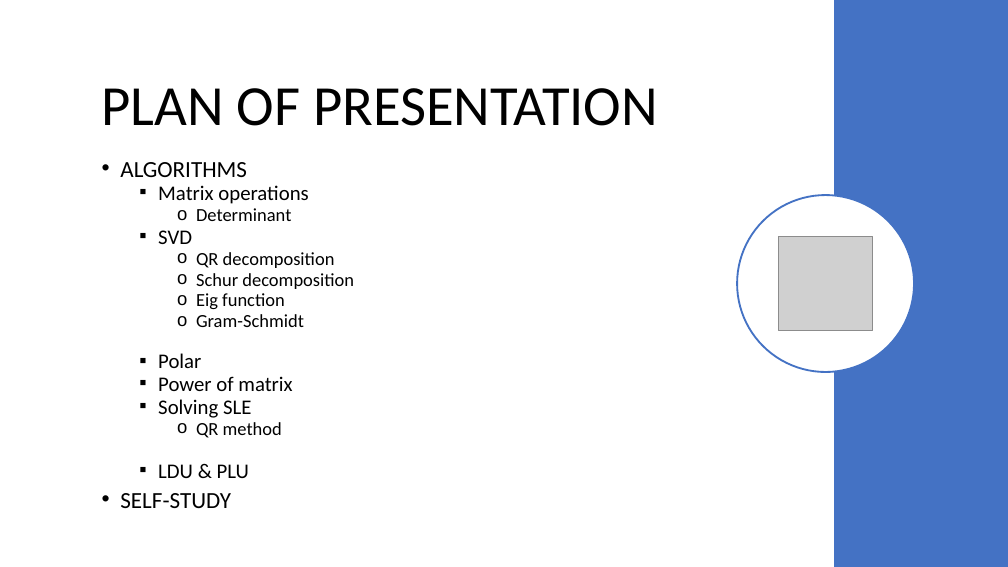
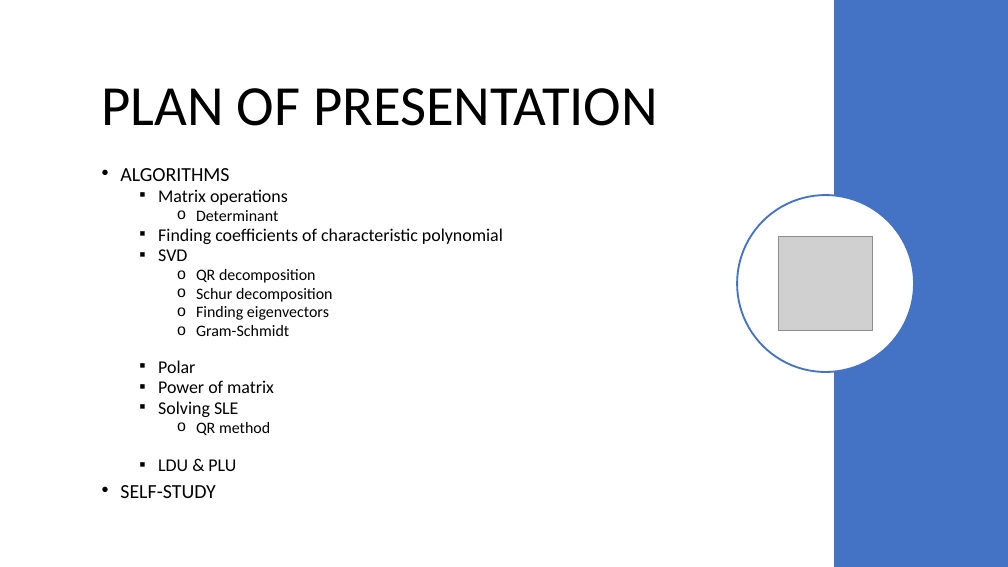
Before and after one commit to netalydana28/Python2, a slide deck: slide 1 of project3/algebra.pptx. Drawn at 1008x567 pixels with LibreOffice and Linux fonts; fonts in the diff are those of the drawing; grey boxes stand for pictures. Boxes give left, top, right and bottom in pixels: in the first picture for what was removed or moved away, otherwise in the second. Text is boxed around its words. In the diff, an @@ line names an element or a change of style, - is before the commit and + after.

```diff
--- a/project3/algebra.pptx
+++ b/project3/algebra.pptx
@@ text at (120,168,333,498): size 22 to 19 pt in "ALGORITHMS", "SELF-STUDY"; size 19.8 to 17.1 pt in "Matrix operations", "SVD", "Polar", "Power of matrix" and 2 more places; size 17.6 to 15.2 pt in "Determinant", "QR decomposition", "Schur decomposition", "Gram-Schmidt" and 1 more places @@
@@ text at (158,228,503,244): paragraph added @@
+  ▪ Finding coefficients of characteristic polynomial
@@ text at (196,306,329,320): text changed; size 17.6 to 15.2 pt @@
-    o Eig function
+    o Finding eigenvectors
```
Also in this commit, not shown: 3 other slides changed, 10 slides added, 2 other files.
